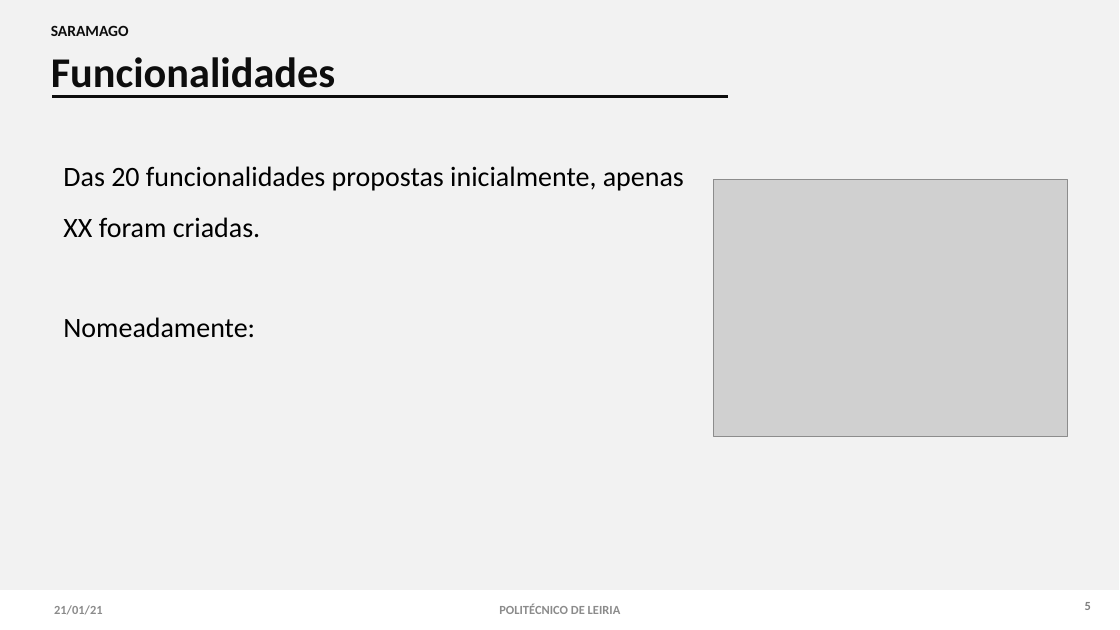
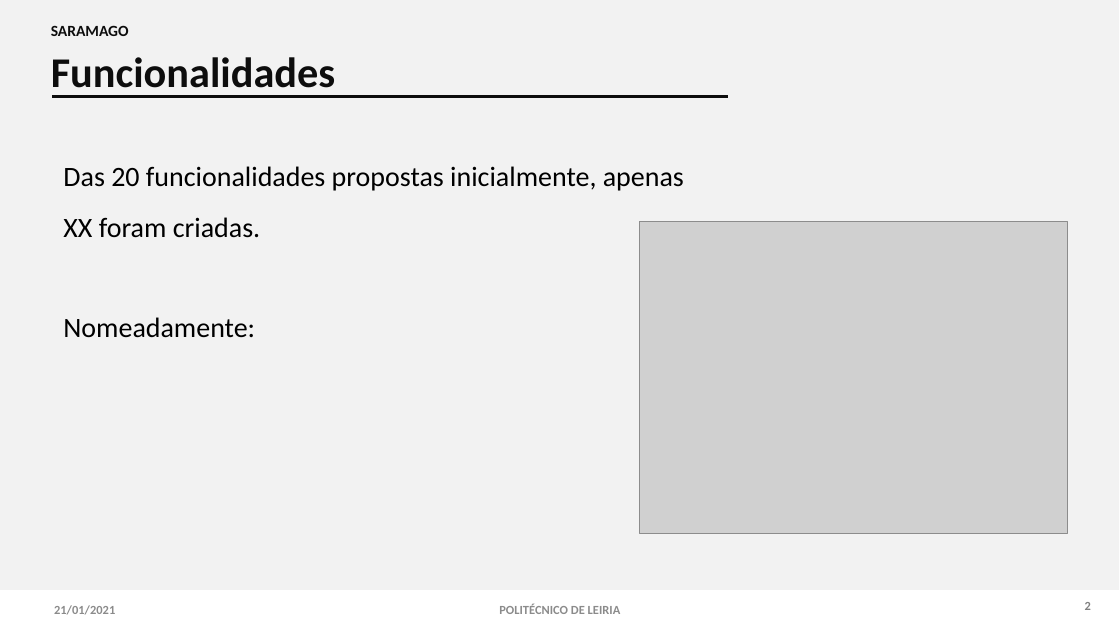
Before and after one commit to 2180622/IPL_PSI_ProjetoFinal_SARAMAGO, a slide deck: slide 3 of Documentacao/Android/IPL_AMSI_Relatorio.pptx. Drawn at 1120x630 pixels with LibreOffice and Linux fonts; fonts in the diff are those of the drawing; grey boxes stand for pictures. Boxes give left, top, right and bottom in pixels: in the first picture for what was removed or moved away, otherwise in the second. Text is boxed around its words. In the diff, an @@ line names an element or a change of style, - is before the commit and + after.

```diff
--- a/Documentacao/Android/IPL_AMSI_Relatorio.pptx
+++ b/Documentacao/Android/IPL_AMSI_Relatorio.pptx
@@ picture: place and size @@
-picture at bbox=[713, 179, 1067, 437]
+picture at bbox=[640, 222, 1067, 533]
@@ text at bbox=[54, 605, 115, 614]: text changed @@
-21/01/21
+21/01/2021
@@ text at bbox=[1085, 602, 1091, 610]: text changed @@
-5
+2
```
Also in this commit, not shown: 9 other slides changed, 2 slides added, 3 other files.
